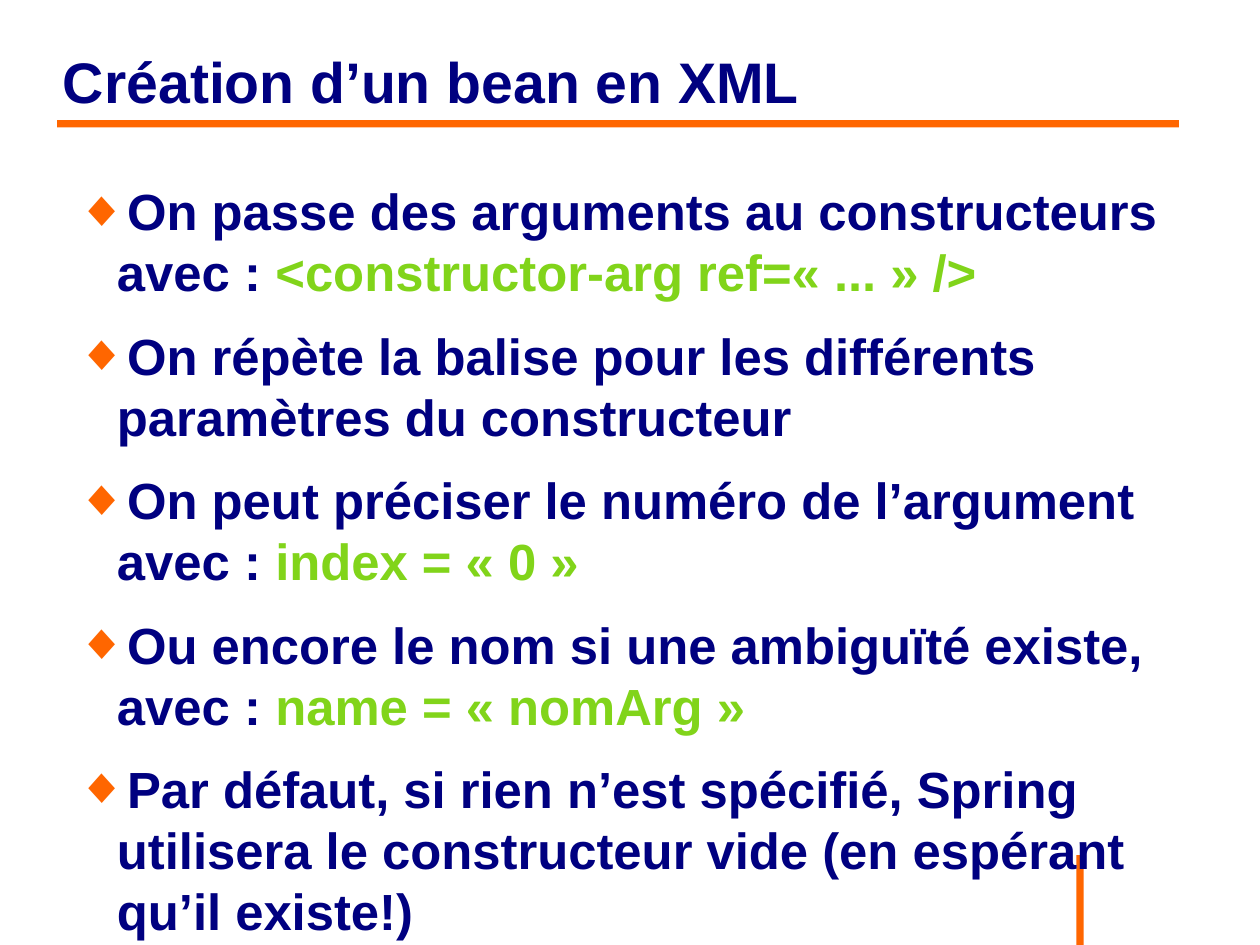
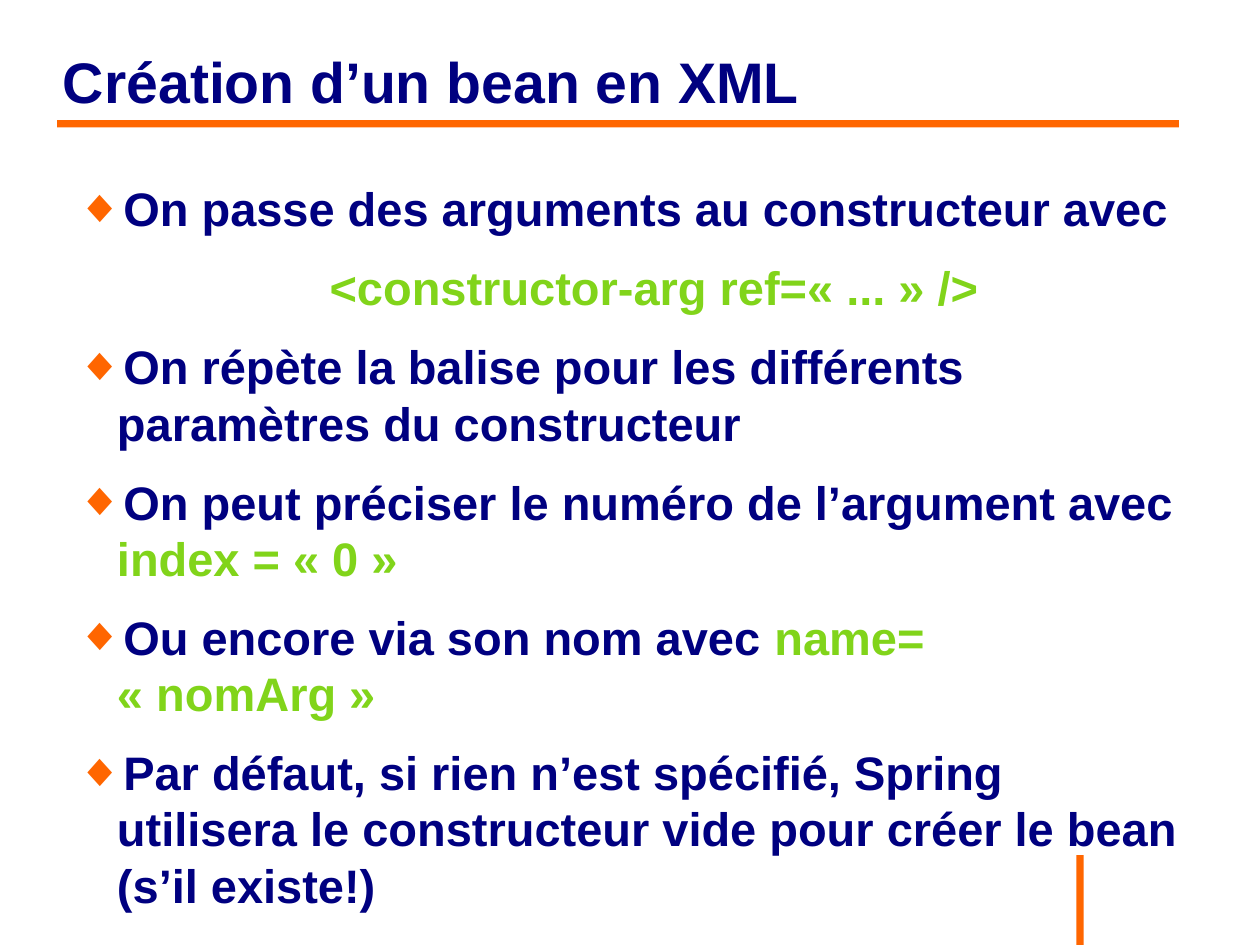
Before and after one commit to philphils/formation-spring, a slide deck: slide 47 of Documentation/diapo_formation_spring.odp. Drawn at 1260x945 pixels with LibreOffice and Linux fonts; fonts in the diff are those of the drawing; background and template pictures are left out. Boxes give left, top, right and bottom in pixels: in the first picture for what was removed or moved away, otherwise in the second. Text is boxed around its words. In the diff, an @@ line names an element or a change of style, - is before the commit and + after.

```diff
--- a/Documentation/diapo_formation_spring.odp
+++ b/Documentation/diapo_formation_spring.odp
@@ text at box(123, 192, 1167, 314): text changed; size 32 to 29.6 pt @@
-◆ On passe des arguments au constructeurs avec : <constructor-arg ref=« ... » />
+◆ On passe des arguments au constructeur avec
+<constructor-arg ref=« ... » />
@@ text at box(117, 349, 964, 450): size 32 to 29.6 pt in "On répète la balise pour les différents ..." @@
@@ text at box(117, 485, 1177, 847): text changed; size 32 to 29.6 pt @@
-◆ On peut préciser le numéro de l’argument avec : index = « 0 »
-◆ Ou encore le nom si une ambiguïté existe, avec : name = « nomArg »
-◆ Par défaut, si rien n’est spécifié, Spring utilisera le constructeur vide (en espérant qu’il existe!)
+◆ On peut préciser le numéro de l’argument avec index = « 0 »
+◆ Ou encore via son nom avec name= « nomArg »
+◆ Par défaut, si rien n’est spécifié, Spring utilisera le constructeur vide pour créer le bean (s’il existe!)
```
Also in this commit, not shown: 65 other slides changed, 3 slides added.
